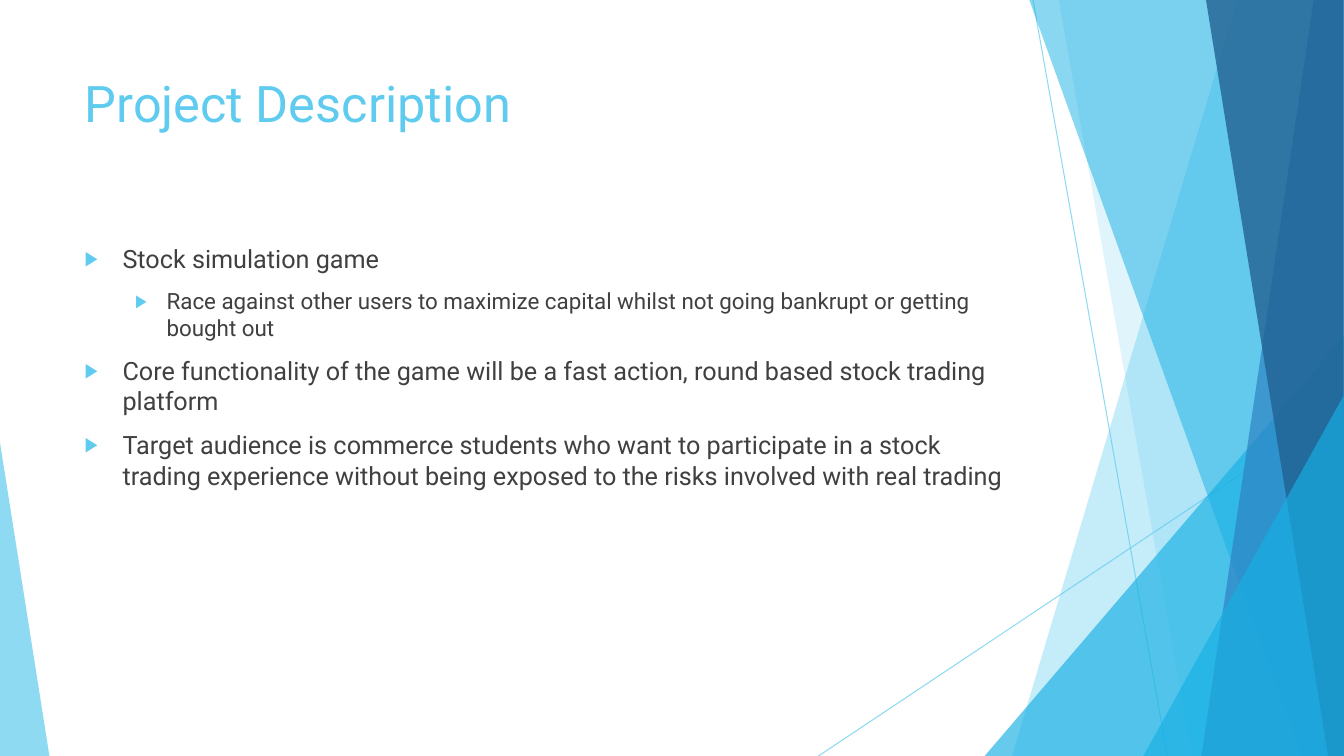
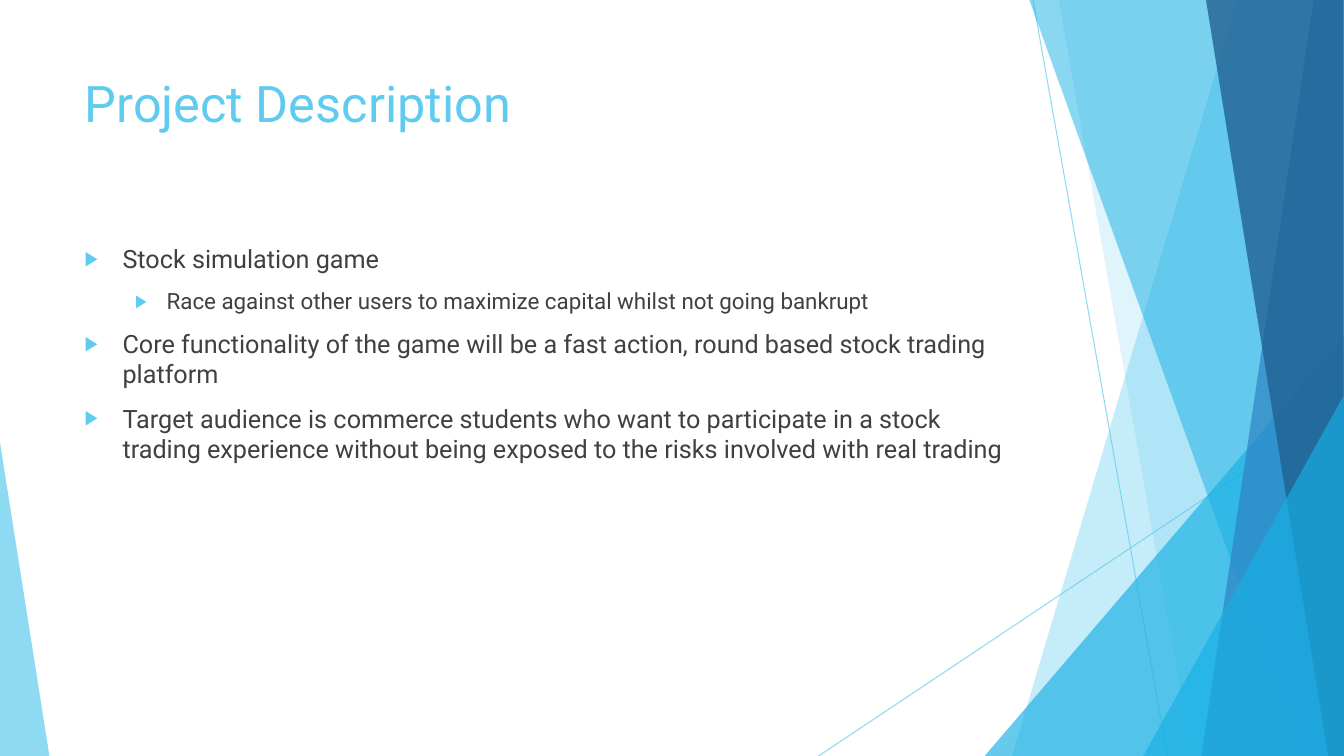
Before and after one commit to fazeelabbasi/CRASH, a slide deck: slide 2 of docs/CMPE 320 Final Group Presentation.pptx. Drawn at 1344x756 pixels with LibreOffice and Linux fonts; fonts in the diff are those of the drawing. Boxes give left, top, right and bottom in pixels: in the first picture for what was removed or moved away, otherwise in the second. Text is boxed around its words. In the diff, an @@ line names an element or a change of style, - is before the commit and + after.

```diff
--- a/docs/CMPE 320 Final Group Presentation.pptx
+++ b/docs/CMPE 320 Final Group Presentation.pptx
@@ text at (167, 292, 869, 314): text changed @@
-  ▶ Race against other users to maximize capital whilst not going bankrupt or getting bought out
+  ▶ Race against other users to maximize capital whilst not going bankrupt
```
Also in this commit, not shown: 5 other slides changed, 2 slides added, 3 slides removed, 5 other files.
